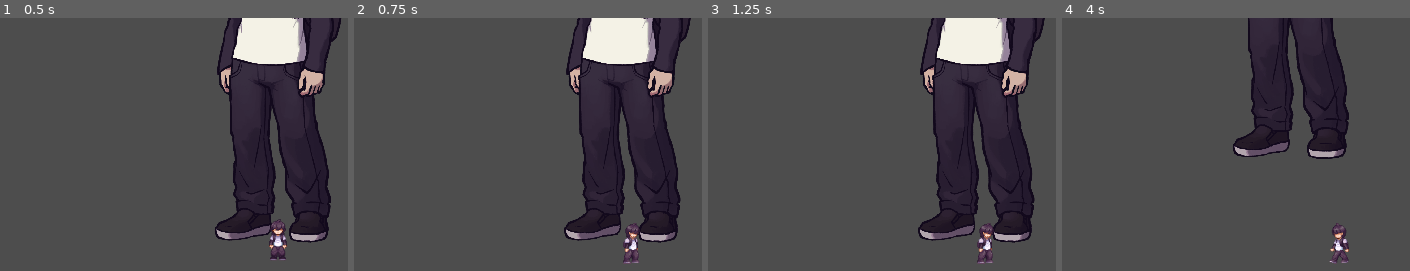
Above: before the commit, frames 1-4 (left to right).
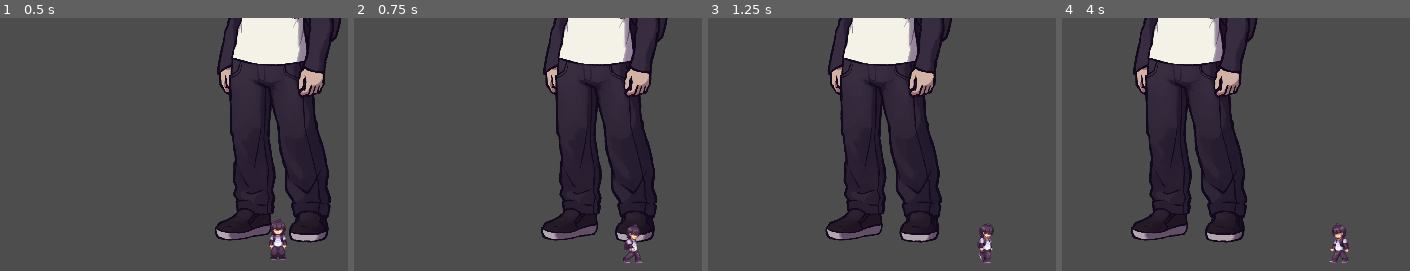
Above: after the commit, the same moments.

Repository: numbasan-san/IWANA
Game: Godot game, scene res://Escenas/Personajes/noby.tscn
The game is run twice, just before and just after one commit, with the same random seed, the same clock (stepped at 60 frames per second) and the same inputs. This scene is started directly instead of the project's main scene.
Inputs (mouse positions are in pixels of both pictures, inside the frame that each line leads up to):
- Up to frame 1 (0.5 s): no input
- Up to frame 2 (0.75 s): tap Enter (nv_avanzar_dialogo) at 0.5 s; move the mouse to (outside the picture) at 0.52 s; hold D (rpg_right) from 0.53 s (still down); click (outside the picture) at 0.67 s
- Up to frame 3 (1.25 s): keep holding D (rpg_right)
- Up to frame 4 (4 s): move the mouse to (1180, 265) at 1.27 s; release D (rpg_right) at 1.28 s; hold S (rpg_down) 1.28-2.03 s; move the mouse to (outside the picture) at 2.02 s; hold D (rpg_right) 2.03-2.78 s; move the mouse to (outside the picture) at 2.77 s; hold W (rpg_up) 2.78-3.53 s; click (outside the picture) at 2.92 s; move the mouse to (outside the picture) at 3.52 s; hold A (rpg_left) from 3.53 s (still down)

Frame 1 is identical in both runs. In frame 2, 21% of the frame differs, in the area x 53-97%, y 0-97%; in frame 3, 43%, in the area x 33-97%, y 0-97%; in frame 4, 36%.

Commit message:
Arreglados errores introducidos en último commit
- Teclas de movimiento funcionan nuevamente
- Jugador puede recoger items nuevamente

Diff:
--- a/Escenas/Pantallas/pantalla_inicial.tscn
+++ b/Escenas/Pantallas/pantalla_inicial.tscn
@@ -43,7 +43,6 @@
 [node name="PantallaInicial" type="CanvasLayer"]
 
 [node name="MenuPrincipal" parent="." instance=ExtResource("1_31nox")]
-modulate = Color(1, 1, 1, 1)
 
 [node name="FadeAnimator" type="AnimationPlayer" parent="."]
 libraries = {
--- a/Escenas/Personajes/noby.tscn
+++ b/Escenas/Personajes/noby.tscn
@@ -612,3 +612,5 @@
 [node name="CollisionShape2D" type="CollisionShape2D" parent="ModeloMundo/Cuerpo/ControlJugador/hurt_box" index="0"]
 shape = SubResource("RectangleShape2D_rgtgd")
 debug_color = Color(0.803922, 0.419608, 0, 0.419608)
+
+[connection signal="area_entered" from="ModeloMundo/Cuerpo/ControlJugador/hurt_box" to="ModeloMundo/Cuerpo" method="_on_hurt_box_area_entered"]
--- a/Escenas/dev_mode.tscn
+++ b/Escenas/dev_mode.tscn
@@ -48,7 +48,7 @@
 
 [node name="SeleccionEscena" type="ScrollContainer" parent="."]
 custom_minimum_size = Vector2(0, 400)
-anchors_preset = -1
+anchors_preset = 1
 anchor_left = 1.0
 anchor_right = 1.0
 offset_left = -95.0
--- a/Script/control_jugador.gd
+++ b/Script/control_jugador.gd
@@ -8,7 +8,9 @@
 
 # TODO: cambiar esto para que lea una acción de movimiento custom, que no lea
 # teclas directamente
-func _input(event):
-	var x = int(event.is_action_pressed('rpg_right')) - int(event.is_action_pressed('rpg_left'))
-	var y = int(event.is_action_pressed('rpg_down')) - int(event.is_action_pressed('rpg_up'))
+func _process(delta):
+	var x = int(Input.is_action_pressed('rpg_right')) - int(Input.is_action_pressed('rpg_left'))
+	var y = int(Input.is_action_pressed('rpg_down')) - int(Input.is_action_pressed('rpg_up'))
 	set_axis(x, y)
+
+	super._process(delta)
